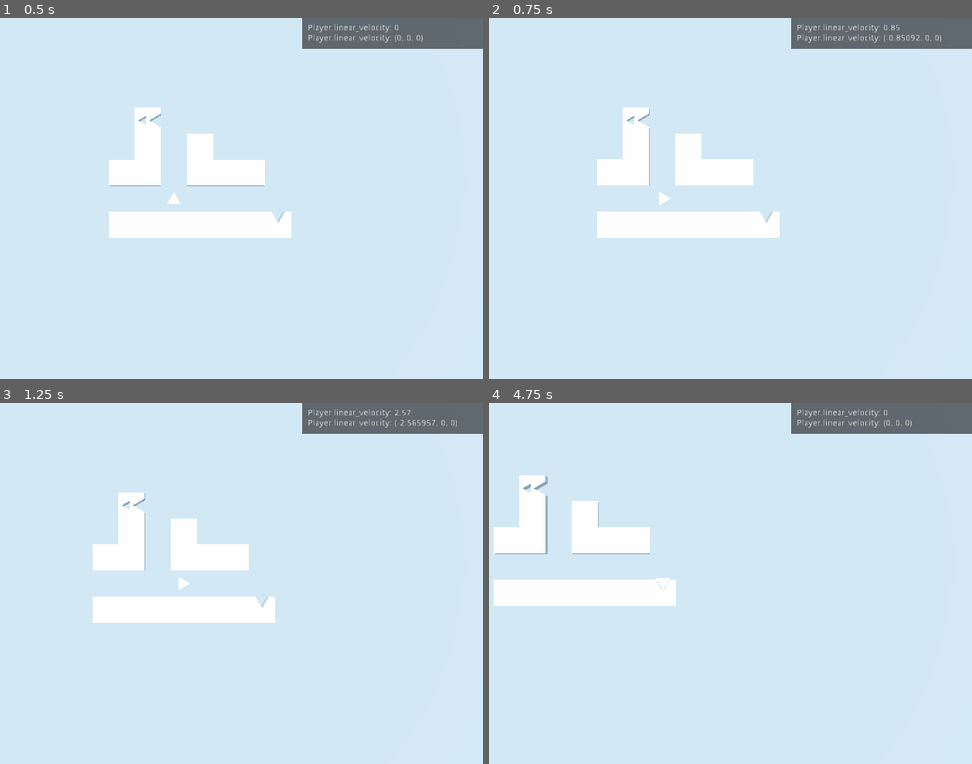
Above: before the commit, frames 1-4 (two rows, left to right).
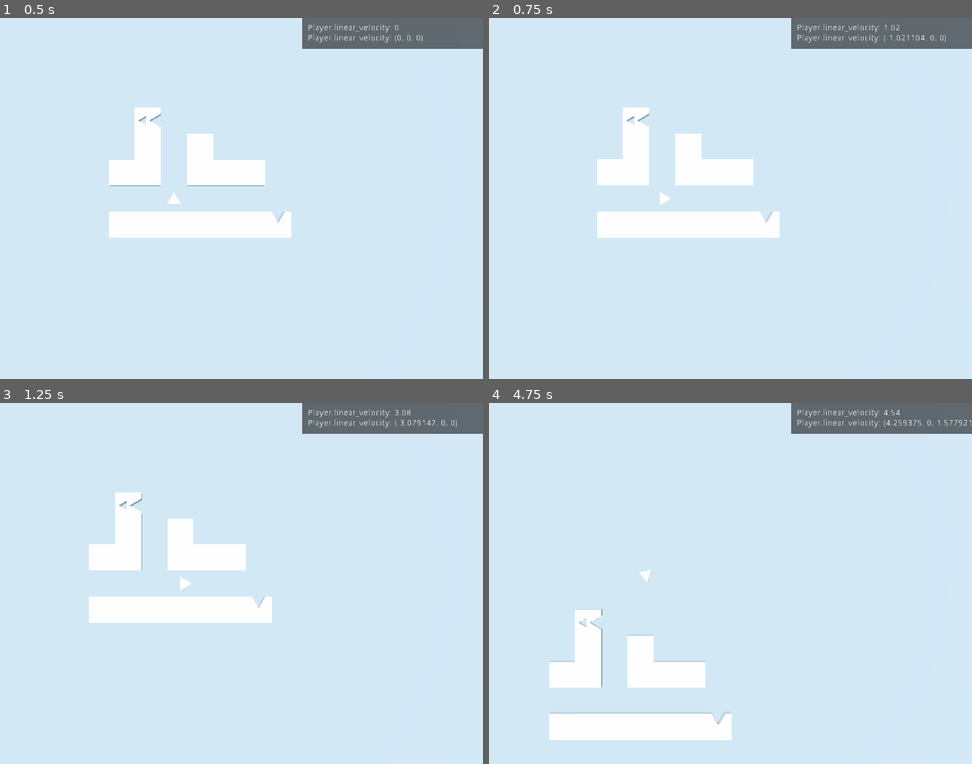
Above: after the commit, the same moments.

Repository: winston-yallow/primitives
Game: Godot game, scene res://levels/00_Test.tscn
Two runs of this game, one before a commit and one after it. Both use one fixed random seed, a clock stepped at 60 frames per second and the inputs below.
Inputs:
- Up to frame 1 (0.5 s): no input
- Up to frame 2 (0.75 s): tap Enter at 0.5 s; hold D (game_right) from 0.53 s (still down); hold Space (reappear) from 0.53 s (still down)
- Up to frame 3 (1.25 s): keep holding D (game_right); keep holding Space (reappear)
- Up to frame 4 (4.75 s): release D (game_right) at 1.28 s; release Space (reappear) at 1.28 s; hold S (game_backward) 1.28-2.03 s; tap Space (reappear) at 1.35, 2.85, 4.55 s; hold D (game_right) 2.03-2.78 s; hold Space (reappear) 2.03-2.78 s; tap Backspace at 2.1, 4.35 s; hold W (game_forward) 2.78-3.53 s; hold Space (reappear) 3.53-4.28 s; hold A (game_left) from 3.53 s (still down)

Frame 1 is identical in both runs. In frame 2, 0.1% of the frame differs, in the area x 29-95%, y 1-57%; in frame 3, 0.8%; in frame 4, 12%, in the area x 0-100%, y 1-94%.

Commit message:
Implementing transition out of hideout

Diff:
--- a/game/player/Player.gd
+++ b/game/player/Player.gd
@@ -8,8 +8,9 @@
     TRANSITION_OUT  #  moving back to normal mode
 }
 
-export var speed := 5.0
-export var transitions := 5.0
+export var speed := 6.0
+export var transitions := 8.0
+export var release_force := 2.5
 
 var current_state: int = STATE.NORMAL
 var transition_target: Transform
@@ -25,6 +26,11 @@
         RemoteProp.new(self, 'linear_velocity', ['length', 'round'])
     )
     DevTools.add_remote_value(RemoteProp.new(self, 'linear_velocity'))
+
+
+func _input(event: InputEvent) -> void:
+    if event.is_action_pressed('reappear') and current_state == STATE.HIDDEN:
+        current_state = STATE.TRANSITION_OUT
 
 
 func _integrate_forces(state: PhysicsDirectBodyState) -> void:
@@ -46,6 +52,7 @@
         state.add_central_force(clamped(direction, 1) * speed)
 
     elif current_state == STATE.TRANSITION_IN:
+
         if mode != MODE_KINEMATIC:
             mode = MODE_KINEMATIC
         transition_fraction += state.step * transition_speed
@@ -56,6 +63,12 @@
         )
         if transition_fraction == 1:
             current_state = STATE.HIDDEN
+
+    elif current_state == STATE.TRANSITION_OUT:
+        # TODO: Prevent player movement until completely detached from wall
+        mode = MODE_RIGID
+        state.apply_central_impulse(Vector3.BACK * release_force)
+        current_state = STATE.NORMAL
 
 
 func on_detection(other: Area):
